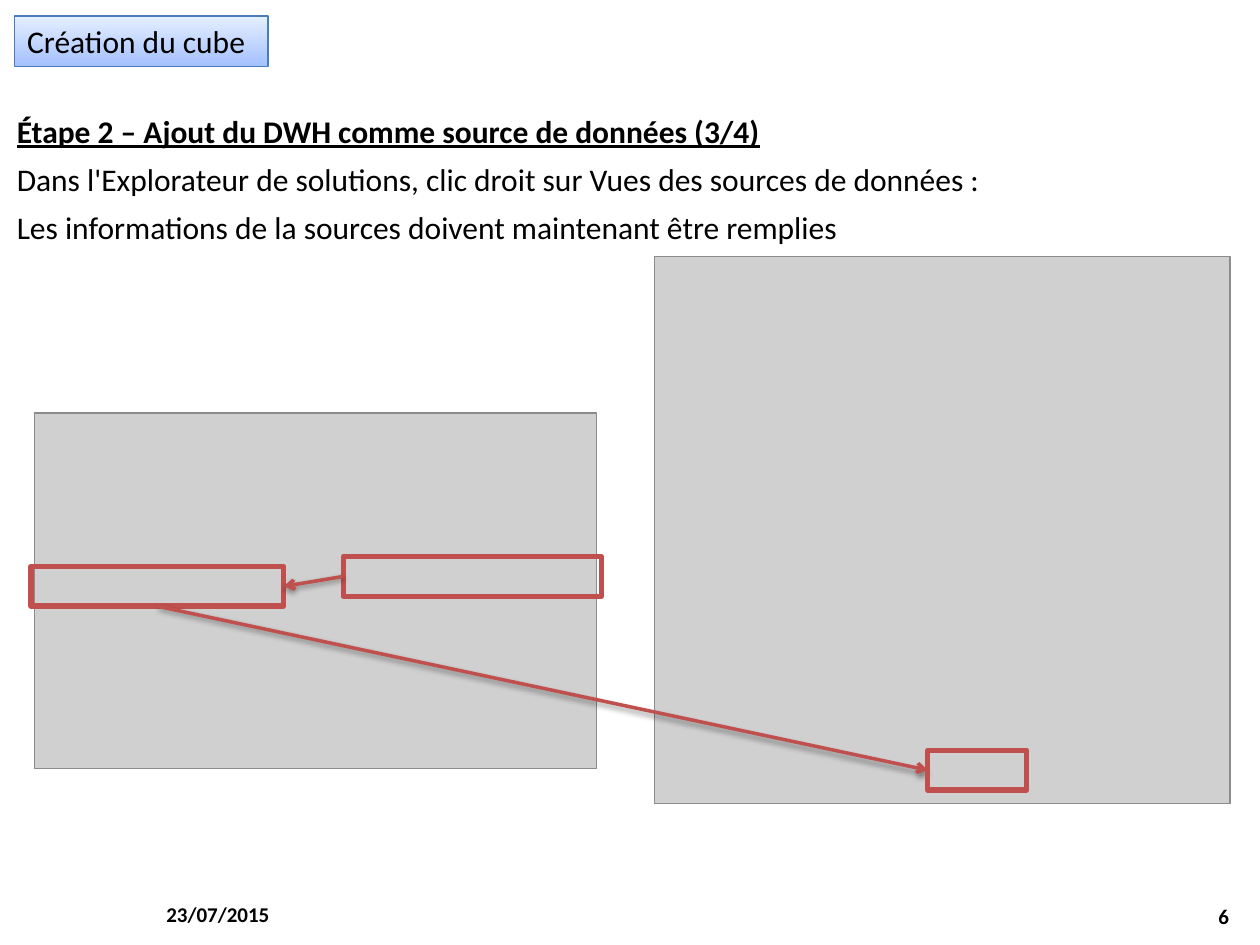
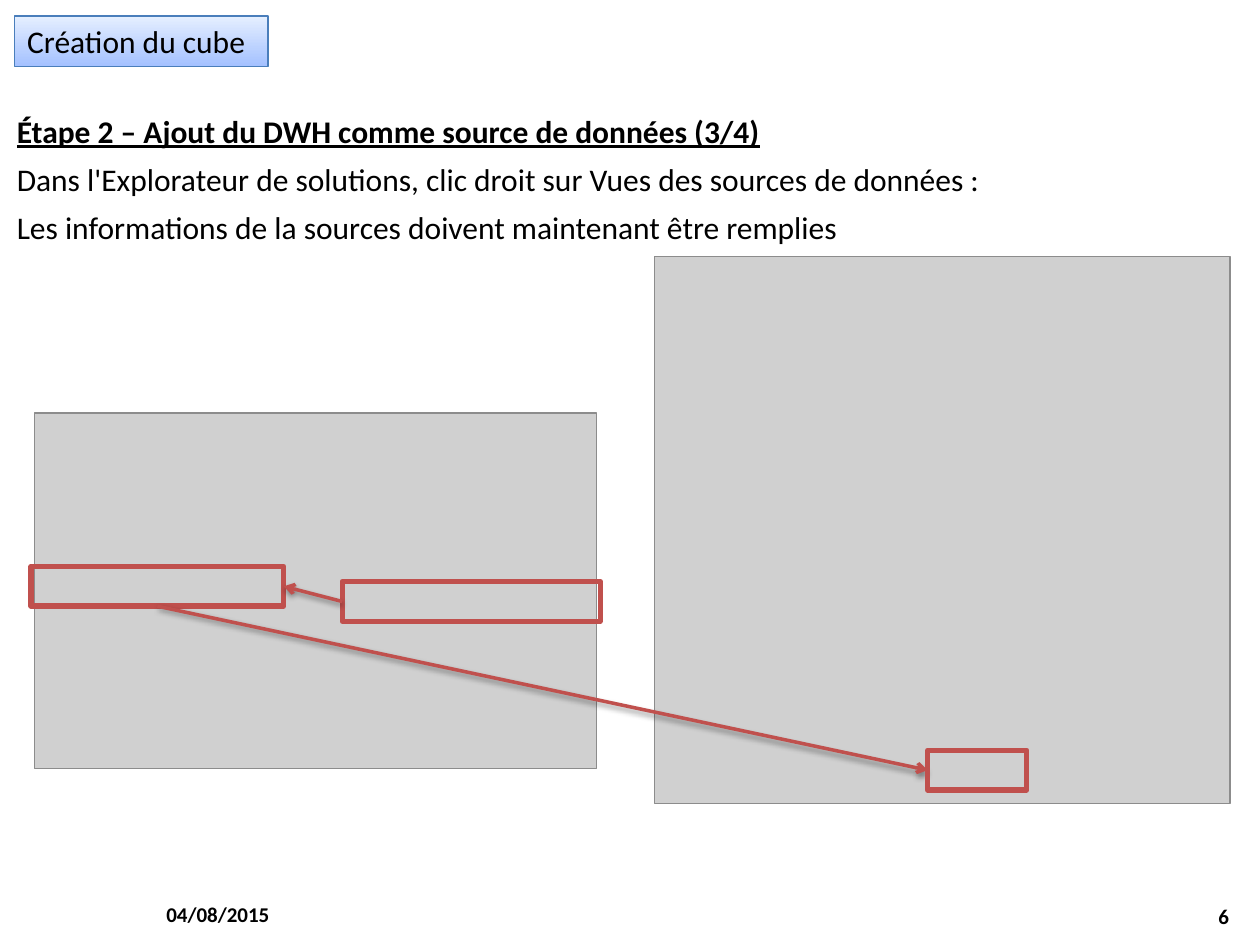
Before and after one commit to M2SIID-ODE/Projet_ODE, a slide deck: slide 6 of Documentation/3 - Documentation technique/Creation_CubeOLAP.pptx. Drawn at 1260x945 pixels with LibreOffice and Linux fonts; fonts in the diff are those of the drawing; grey boxes stand for pictures; background and template pictures are left out. Boxes give left, top, right and bottom in pixels: in the first picture for what was removed or moved away, otherwise in the second. Text is boxed around its words. In the diff, an @@ line names an element or a change of style, - is before the commit and + after.

```diff
--- a/Documentation/3 - Documentation technique/Creation_CubeOLAP.pptx
+++ b/Documentation/3 - Documentation technique/Creation_CubeOLAP.pptx
@@ arrow moved from (344, 576) - (284, 586) to (343, 601) - (284, 586) @@
@@ rectangle: place and size @@
-rectangle at box(344, 557, 602, 596)
+rectangle at box(343, 582, 601, 621)
@@ text at box(166, 907, 269, 923): text changed @@
-23/07/2015
+04/08/2015
```
Also in this commit, not shown: 11 other slides changed, 31 other files.
